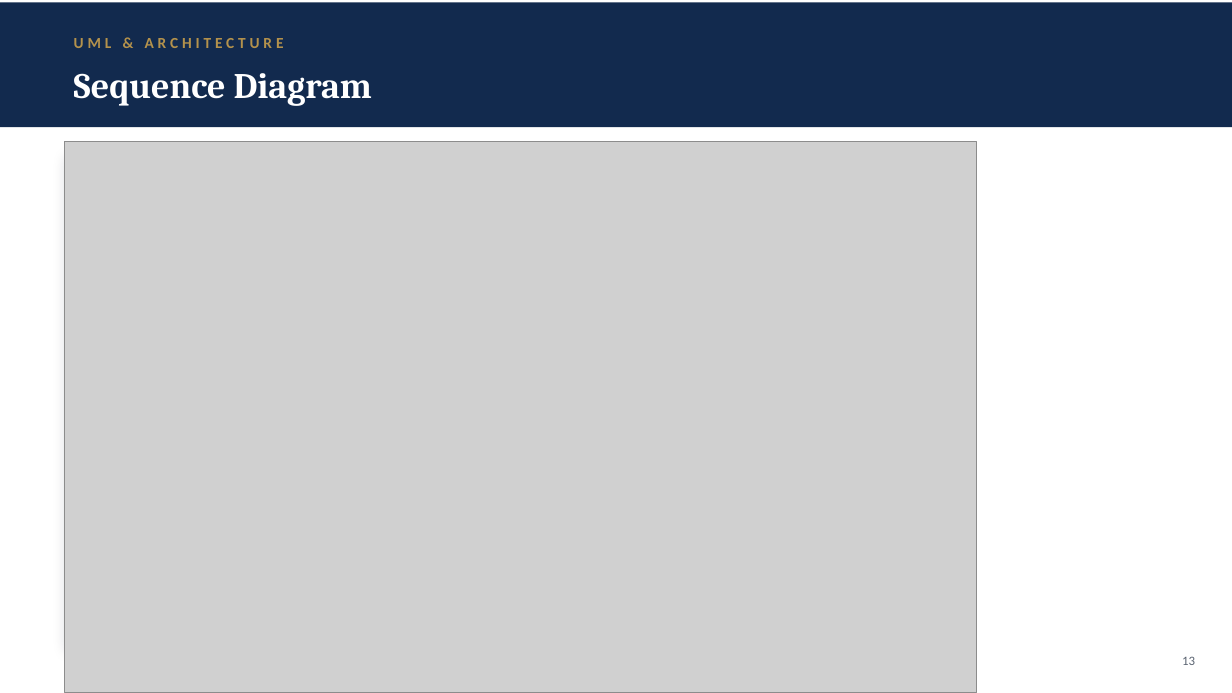
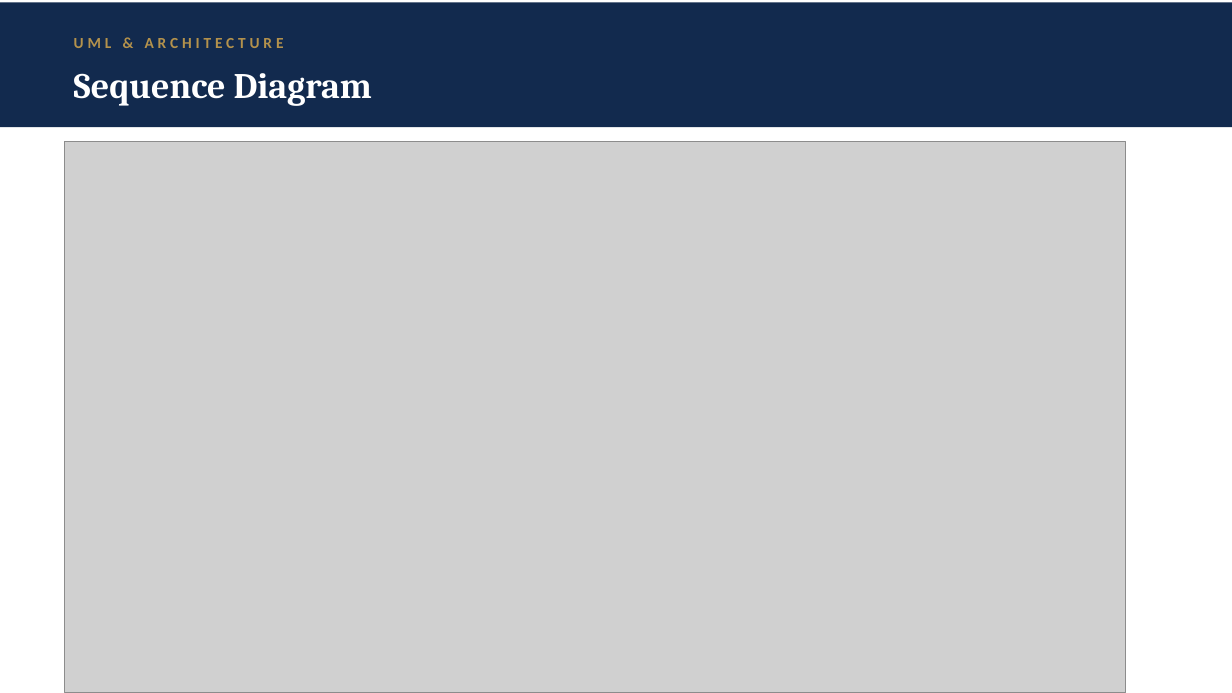
Before and after one commit to yogoariel24-cpu/defense-project, a slide deck: slide 14 of Vigilis powerpoint.pptx (slide 12 before the commit). Drawn at 1232x693 pixels with LibreOffice and Linux fonts; fonts in the diff are those of the drawing; grey boxes stand for pictures. Boxes give left, top, right and bottom in pixels: in the first picture for what was removed or moved away, otherwise in the second. Text is boxed around its words. In the diff, an @@ line names an element or a change of style, - is before the commit and + after.

```diff
--- a/Vigilis powerpoint.pptx
+++ b/Vigilis powerpoint.pptx
@@ picture: place and size @@
-picture at box(65, 141, 977, 693)
+picture at box(65, 141, 1127, 693)
@@ text removed at box(1182, 656, 1195, 665) @@
-13
```
Also in this commit, not shown: 16 other slides changed, 2 slides added, 13 other files.
